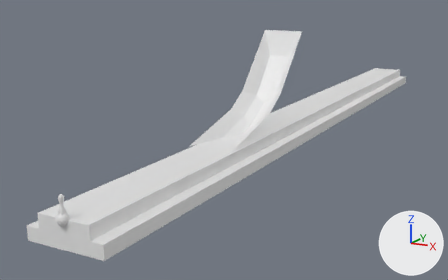
What one commit did to the Blender file assets/artwork/bowling.blend.
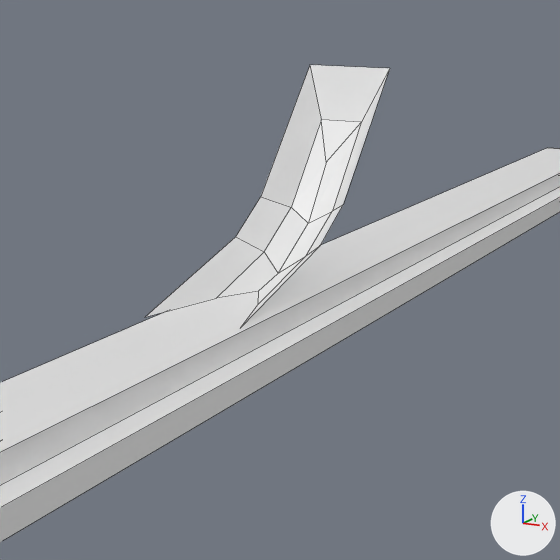
Each version is shown whole from a 50 mm camera at (6.23, -6.36, 3.39) aimed at (-1.58, 7.76, -0.74), then close up on the part from 27% to 85% of the width and 0% to 92% of the height. Every picture has the same lights, and +X, +Y and +Z are marked at lower right. The close-ups show mesh edges as thin lines.

Objects in the first close-up: 'laneObj'.
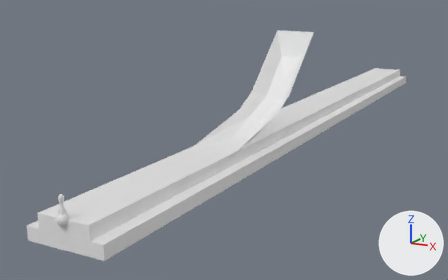
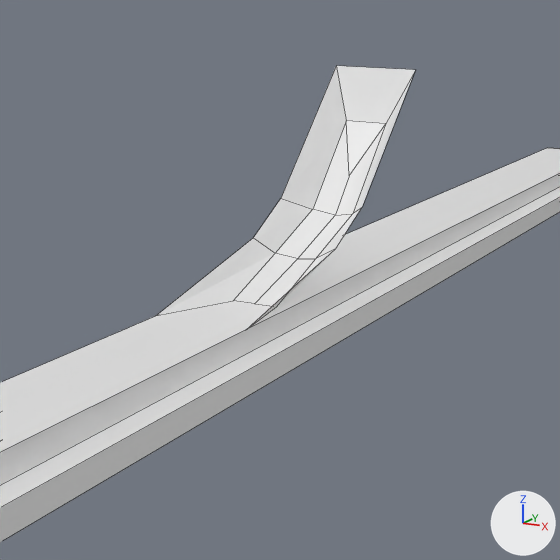
Where the change shows, as pixel boxes (x1, y1, x2, y2) in the close-ups (560 x 560 px; the box of a moved part takes in the faces that stretch with it):
'laneObj', reshaped
    before: (0, 65, 560, 542)
    after: (0, 66, 560, 542)
part 1 of me_lanemesh, moved or reshaped
    before: (146, 65, 390, 326)
    after: (156, 66, 415, 329)

What the commit changed:
me_lanemesh has 44 vertices, 34 faces and spans x -0.8..0.8, y 0.0..18.3, z -0.5..2.2.
me_lanemesh is used by ob_laneobj; location (0.0, 0.0, 0.0).
Before the commit, vertices of me_lanemesh: 24 (0.4, 4.5, 0.0) at pixel (240, 328), 26 (0.4, 8.2, 2.2) at pixel (389, 68), 27 (-0.6, 8.2, 2.2) at pixel (309, 64), 30 (0.4, 6.3, 0.5) at pixel (320, 245), 31 (-0.6, 6.3, 0.5) at pixel (235, 236).
Before the commit, vertices of me_lanemesh: 33 (0.4, 6.9, 0.8) at pixel (343, 204), 34 (-0.6, 6.9, 0.8) at pixel (260, 196), 36 (0.2, 5.4, 0.0) at pixel (257, 304), 37 (0.1, 8.0, 1.6) at pixel (361, 122), 38 (0.2, 6.5, 0.3) at pixel (305, 256).
Before the commit, vertices of me_lanemesh: 39 (0.2, 7.2, 0.7) at pixel (332, 211), 40 (-0.3, 5.4, 0.0) at pixel (216, 298), 41 (-0.4, 8.0, 1.6) at pixel (321, 119), 42 (-0.3, 6.5, 0.3) at pixel (264, 251), 43 (-0.3, 7.2, 0.7) at pixel (291, 207).
Part 1, on me_lanemesh:
Vertices 30, 31, 33, 34, 36, 40 of me_lanemesh move by (0.2, 0.0, 0.0).
Vertices 26, 27, 37, 39, 41, 43 of me_lanemesh move by (0.3, 0.0, 0.0).
Vertices 24, 38, 42 of me_lanemesh move by (0.1, 0.0, 0.0).
Vertex 25 of me_lanemesh moves from (-0.6, 4.4, 0.0) at pixel (144, 317) to (-0.5, 4.5, 0.0) at pixel (155, 315).
Vertex 28 of me_lanemesh moves from (-0.1, 5.9, 0.0) at pixel (258, 291) to (0.1, 5.4, 0.0) at pixel (254, 303).
Vertex 29 of me_lanemesh moves from (-0.1, 7.6, 1.1) at pixel (326, 162) to (0.2, 7.6, 1.0) at pixel (349, 175).
Vertex 32 of me_lanemesh moves from (-0.1, 6.3, 0.1) at pixel (278, 273) to (0.1, 6.5, 0.2) at pixel (297, 258).
Vertex 35 of me_lanemesh moves from (-0.1, 7.1, 0.5) at pixel (308, 223) to (0.2, 7.3, 0.6) at pixel (335, 215).
